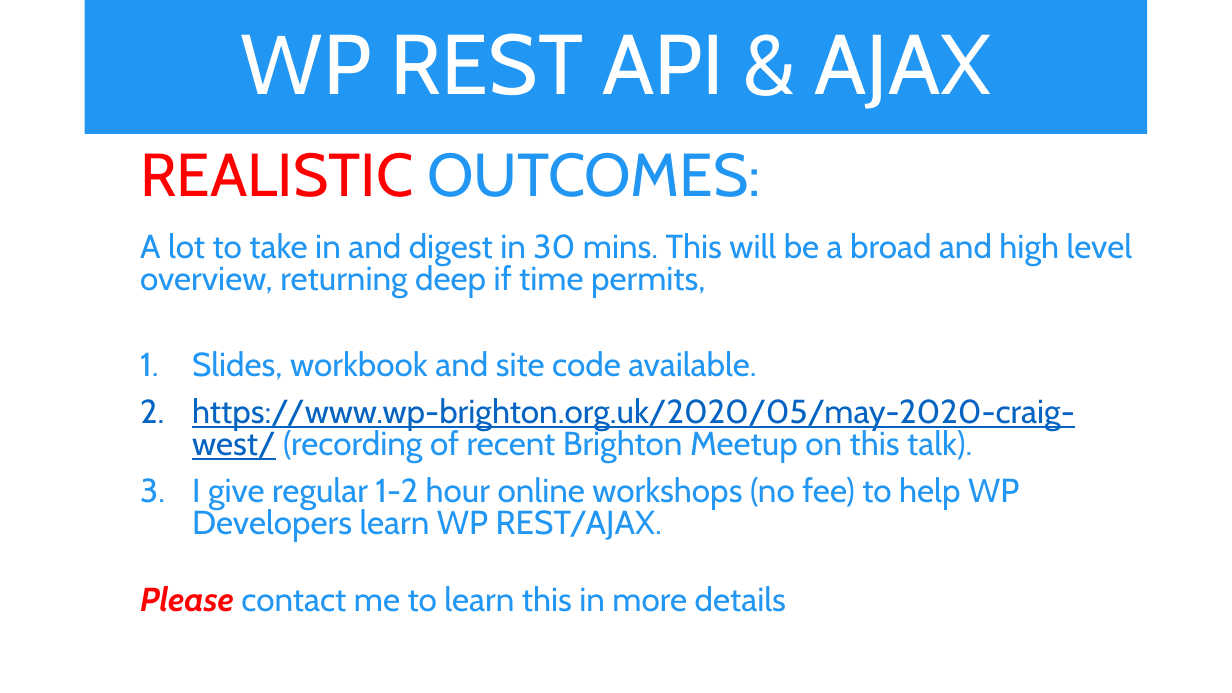
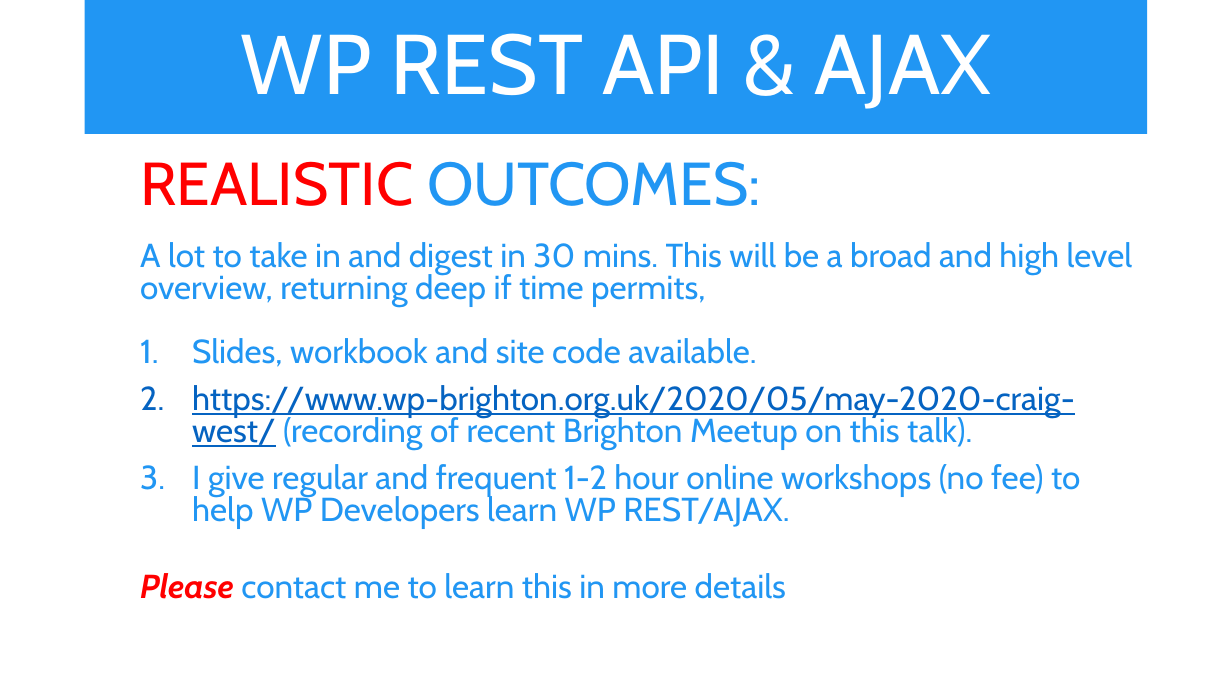
Before and after one commit to iwswordpress/rest, a slide deck: slide 4 of rest-api-workshop.pptx (slide 6 before the commit). Drawn at 1232x693 pixels with LibreOffice and Linux fonts; fonts in the diff are those of the drawing. Boxes give left, top, right and bottom in pixels: in the first picture for what was removed or moved away, otherwise in the second. Text is boxed around its words. In the diff, an @@ line names an element or a change of style, - is before the commit and + after.

```diff
--- a/rest-api-workshop.pptx
+++ b/rest-api-workshop.pptx
@@ text "REALISTIC OUTCOMES:": place and size @@
-text "REALISTIC OUTCOMES:" at (140,152,1133,612)
+text "REALISTIC OUTCOMES:" at (140,161,1133,599)
@@ text at (192,464,1080,529): text changed @@
-  3. I give regular 1-2 hour online workshops (no fee) to help WP Developers learn WP REST/AJAX.
+  3. I give regular and frequent 1-2 hour online workshops (no fee) to help WP Developers learn WP REST/AJAX.
```
Also in this commit, not shown: 3 other slides changed, 1 slide added, 4 other files.
